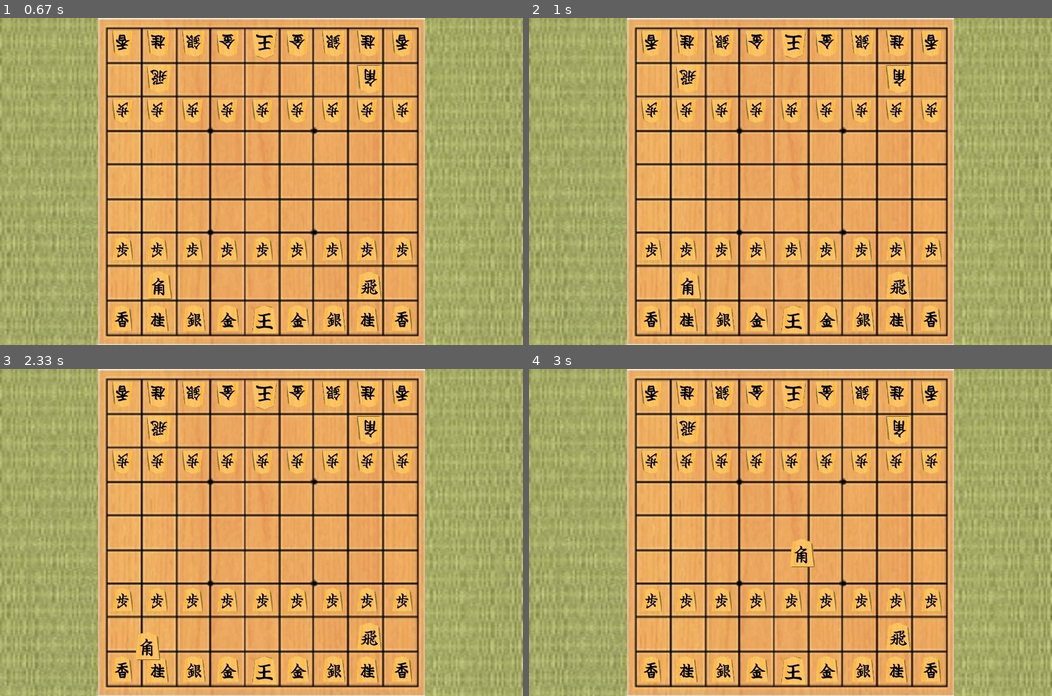
Above: before the commit, frames 1-4 (two rows, left to right).
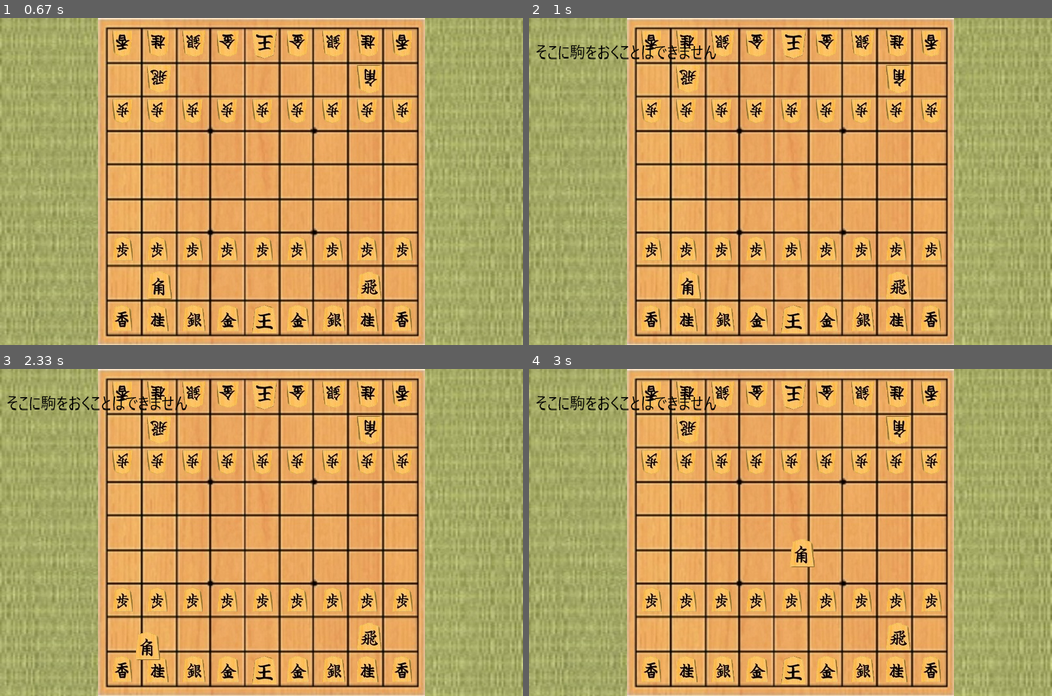
Above: after the commit, the same moments.

Repository: midarubiccube/pygamesyougi
Game: pygame game, started from main.py
The game is run twice, just before and just after one commit, with the same random seed, the same clock (stepped at 60 frames per second) and the same inputs.
Inputs (mouse positions are in pixels of both pictures, inside the frame that each line leads up to):
- Up to frame 1 (0.67 s): tap Space at 0.33 s
- Up to frame 2 (1 s): click (649, 246) at 0.72 s
- Up to frame 3 (2.33 s): press the mouse at (334, 669) at 1.03 s; move the mouse to (308, 552) at 1.13 s; release the mouse at (287, 434) at 1.27 s; press the mouse at (334, 669) at 1.87 s; move the mouse to (339, 539) at 1.97 s; release the mouse at (345, 411) at 2.1 s; press the mouse at (156, 637) at 2.2 s; move the mouse to (146, 646) at 2.3 s
- Up to frame 4 (3 s): release the mouse at (664, 656) at 2.43 s; press the mouse at (790, 597) at 2.53 s; move the mouse to (816, 506) at 2.63 s; release the mouse at (842, 411) at 2.77 s; press the mouse at (685, 637) at 2.87 s; move the mouse to (800, 552) at 2.97 s

Frame 1 is identical in both runs. In frame 2, 0.5% of the frame differs, in the area x 1-36%, y 8-13%; in frame 3, 0.5%; in frame 4, 0.5%.

Commit message:
警告表示

Diff:
--- a/koma.py
+++ b/koma.py
@@ -1,5 +1,6 @@
 import pygame
 from pygame.locals import *
+from tkinter import messagebox
 
 class Komaclass(pygame.sprite.Sprite):
     def __init__(self, x, y, image, promotionflag, promotionimagepath, kind, opponent, touch_group):
@@ -53,7 +54,7 @@
             koma_group.top_to(self)
             self.mousetouchflag = True
 
-    def update(self, MOUSE_CLICK_FLAG, mx, my, koma_group, touch_group, MOUSEDRAGSTART, get_koma):
+    def update(self, MOUSE_CLICK_FLAG, mx, my, koma_group, touch_group, MOUSEDRAGSTART, get_koma, warning):
         if self.opponent == False:
             if MOUSE_CLICK_FLAG:
                 if self.mousetouchflag:
@@ -86,6 +87,7 @@
                         else:
                             self.Coordinate_transformation()
                             koma_group.komano_play()
+                            warning.show(1)
                             for touch in touch_group.sprites():
                                 touch.able = False
                     else:
--- a/main.py
+++ b/main.py
@@ -5,6 +5,7 @@
 from startstage import startstage
 from komainit import koma_init
 from get_koma import Get_koma
+from warning import Warning
 
 x, y = 800, 800
 
@@ -22,6 +23,7 @@
 def syori(screen, koma_group, touch_group, boadimg, rect_boadimg, backimg, rect_backimg, MOUSE_CLICK_FLAG = False, MOUSEDRAGSTART = False, mousestart = True):
     mx, my = 0, 0
     get_koma = Get_koma()
+    warning = Warning()
     while(True):
         for event in pygame.event.get(): # 終了処理
             if event.type == QUIT:
@@ -37,13 +39,6 @@
                 MOUSE_CLICK_FLAG = True
                 mx, my = event.pos
                 koma_group.check(mx, my, koma_group, touch_group)
-                """
-                if mousestart:
-                    MOUSEDRAGSTART = True
-                    mousestart = False
-                else:
-                    MOUSEDRAGSTART = False
-                """
             if event.type == MOUSEBUTTONUP:
                 mousestart = True
                 MOUSE_CLICK_FLAG = False
@@ -56,11 +51,13 @@
         screen.blit(backimg, rect_backimg)
         screen.blit(boadimg, rect_boadimg)
 
-        koma_group.update(MOUSE_CLICK_FLAG, mx, my, koma_group, touch_group, MOUSEDRAGSTART, get_koma)
+        koma_group.update(MOUSE_CLICK_FLAG, mx, my, koma_group, touch_group, MOUSEDRAGSTART, get_koma, warning)
         touch_group.update()
+        warning.update()
 
         touch_group.draw(screen)
         koma_group.draw(screen)
+        warning.draw(screen)
         pygame.display.update()
         pygame.time.wait(30)
 
--- a/warning.py
+++ b/warning.py
@@ -1,17 +1,18 @@
 import pygame
 from pygame.locals import *
 
-class warning(pygame.sprite.Sprite):
+class Warning(pygame.sprite.Sprite):
     def __init__(self):
         self.count = 0
         self.showflag = 0
+        self.image1 = pygame.image.load("asset/can't.png")
         self.flag = False
 
     def show(self, number):
         if number == 1:
             self.count=1
             self.flag = True
-            self.image = pygame.image.load("asset/can't.png")
+            self.image = self.image1
             self.width = self.image.get_width()
             self.height = self.image.get_height()
             self.rect = Rect(0, 0, self.width, self.height)
@@ -19,10 +20,8 @@
 
     def update(self):
         if self.flag == True:
-            if not self.count == 1000:
-                print(self.count)
-                self.count = self.count + 1
-
+            if self.count != 10:
+                self.count += 1
             else:
                 self.count = 0
                 self.showflag = 0
